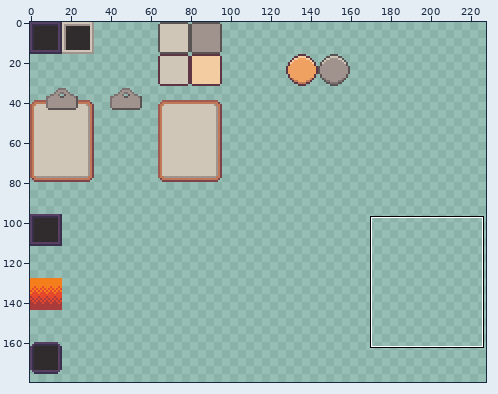
File history of a sprite sheet, Assets/__Project/Sprites/UI/UI.png. The first picture is a wide view before the edit; the outline marks the close-up.
Close-up. First the earlier version:
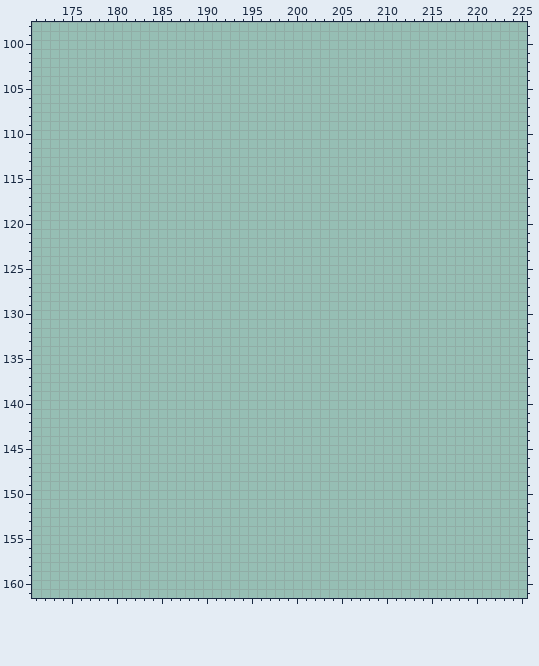
The file is 320x180 pixels. Shown: x 171..225, y 98..161. The wide view leaves out empty margins. The commit also changed other parts of the picture, which this record leaves out.
The same view after the edit:
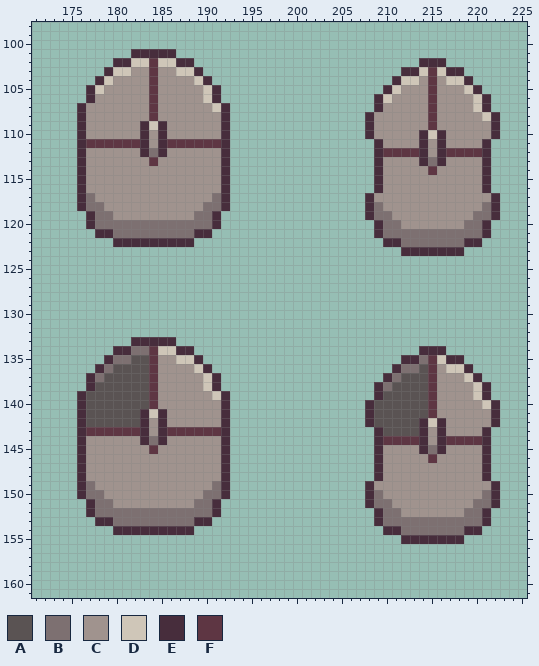
Palette (. is transparent): A #5a5353  B #7d7071  C #a0938e  D #cfc6b8  E #472d3c  F #5e3643
The exact change:
Changed rows in their new state; - is an unchanged pixel.
first column x 176:
101 ------EEEEE------------------------------------
102 ----EEDDFDDEE-------------------------EEE------
103 ---EDDCCFCCDDE----------------------EEDFDEE----
104 --EDCCCCFCCCCDE--------------------EDDCFCDDE---
105 -EDCCCCCFCCCCCDE------------------EDCCCFCCCDE--
106 -ECCCCCCFCCCCCDE-----------------EDCCCCFCCCCDE-
107 ECCCCCCCFCCCCCCDE----------------ECCCCCFCCCCDE-
108 ECCCCCCCFCCCCCCCE---------------ECCCCCCFCCCCCDE
109 ECCCCCCEDECCCCCCE---------------ECCCCCCFCCCCCCE
110 ECCCCCCECECCCCCCE---------------ECCCCCEDECCCCCE
111 EFFFFFFECEFFFFFFE----------------ECCCCECECCCCE-
112 ECCCCCCEBECCCCCCE----------------EFFFFECEFFFFE-
113 ECCCCCCCFCCCCCCCE----------------ECCCCEBECCCCE-
114 ECCCCCCCCCCCCCCCE----------------ECCCCCFCCCCCE-
115 ECCCCCCCCCCCCCCCE----------------ECCCCCCCCCCCE-
116 ECCCCCCCCCCCCCCCE----------------ECCCCCCCCCCCE-
117 EBCCCCCCCCCCCCCBE---------------ECCCCCCCCCCCCCE
118 EBBCCCCCCCCCCCBBE---------------EBCCCCCCCCCCCBE
119 -EBBCCCCCCCCCBBE----------------EBBCCCCCCCCCBBE
120 -EBBBBBBBBBBBBBE-----------------EBBCCCCCCCBBE-
121 --EEBBBBBBBBBEE------------------EBBBBBBBBBBBE-
122 ----EEEEEEEEE---------------------EEBBBBBBBEE--
123 ------------------------------------EEEEEEE----
first column x 176:
133 ------EEEEE------------------------------------
134 ----EEBBFDDEE-------------------------EEE------
135 ---EBBAAFCCDDE----------------------EEBFDEE----
136 --EBAAAAFCCCCDE--------------------EBBAFCDDE---
137 -EBAAAAAFCCCCCDE------------------EBAAAFCCCDE--
138 -EAAAAAAFCCCCCDE-----------------EBAAAAFCCCCDE-
139 EAAAAAAAFCCCCCCDE----------------EAAAAAFCCCCDE-
140 EAAAAAAAFCCCCCCCE---------------EAAAAAAFCCCCCDE
141 EAAAAAAEDECCCCCCE---------------EAAAAAAFCCCCCCE
142 EAAAAAAECECCCCCCE---------------EAAAAAEDECCCCCE
143 EFFFFFFECEFFFFFFE----------------EAAAAECECCCCE-
144 ECCCCCCEBECCCCCCE----------------EFFFFECEFFFFE-
145 ECCCCCCCFCCCCCCCE----------------ECCCCEBECCCCE-
146 ECCCCCCCCCCCCCCCE----------------ECCCCCFCCCCCE-
147 ECCCCCCCCCCCCCCCE----------------ECCCCCCCCCCCE-
148 ECCCCCCCCCCCCCCCE----------------ECCCCCCCCCCCE-
149 EBCCCCCCCCCCCCCBE---------------ECCCCCCCCCCCCCE
150 EBBCCCCCCCCCCCBBE---------------EBCCCCCCCCCCCBE
151 -EBBCCCCCCCCCBBE----------------EBBCCCCCCCCCBBE
152 -EBBBBBBBBBBBBBE-----------------EBBCCCCCCCBBE-
153 --EEBBBBBBBBBEE------------------EBBBBBBBBBBBE-
154 ----EEEEEEEEE---------------------EEBBBBBBBEE--
155 ------------------------------------EEEEEEE----
